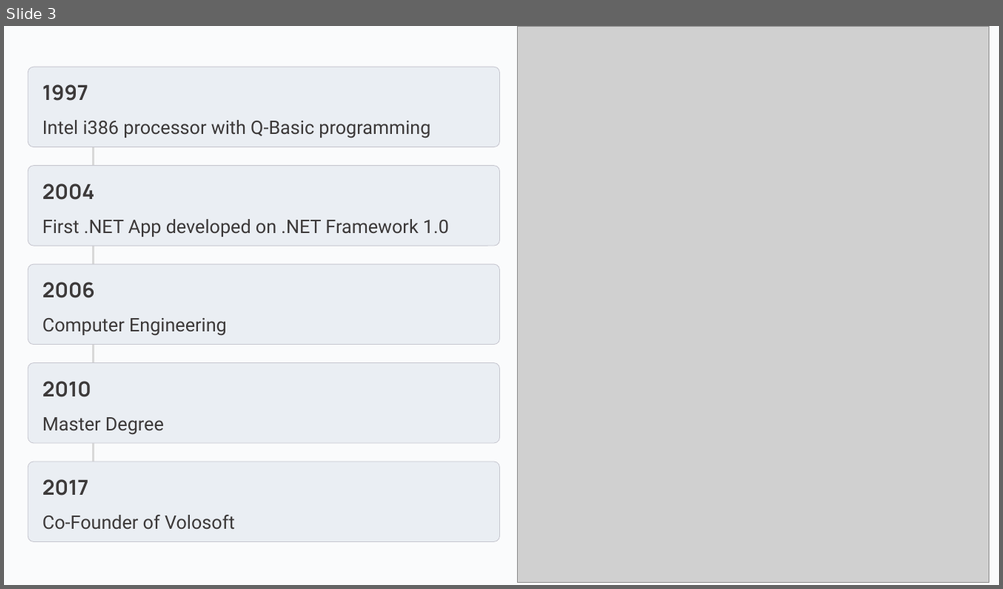
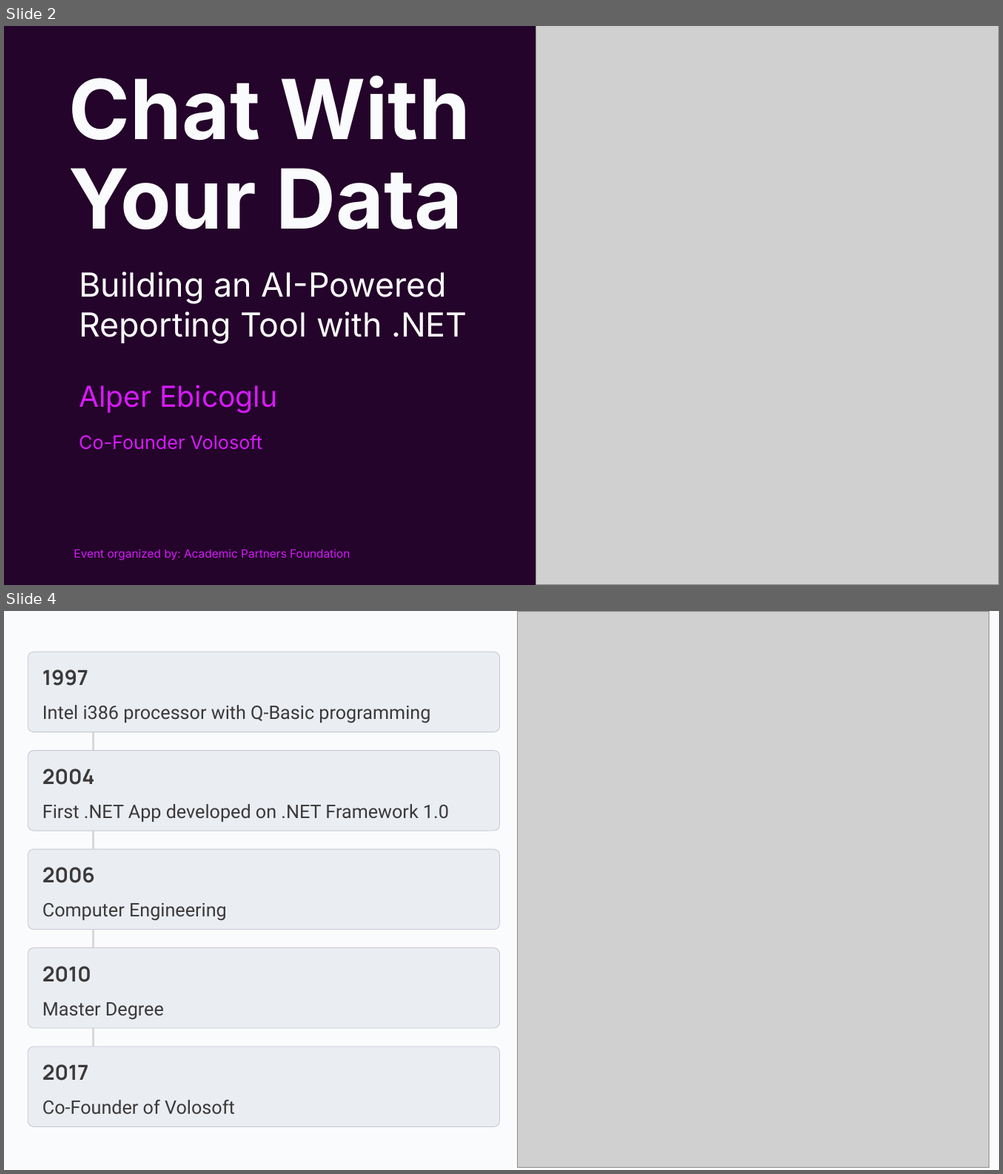
Before and after one commit to ebicoglu/chat-with-your-data-conference, a slide deck: Presentation.pptx. Shown one above the other, each under a label of ours: slide 3 before the commit, slides 2 and 4 after it; the slides between them are not shown. The pictures are 1003x589 and 1003x1174 pixels, drawn with LibreOffice and Linux fonts; fonts in the diff are those of the drawing; grey boxes stand for pictures; background and template pictures are left out. Boxes give left, top, right and bottom in pixels: in the first picture for what was removed or moved away, otherwise in the second. Text is boxed around its words. In the diff, an @@ line names an element or a change of style, - is before the commit and + after.

```diff
--- a/Presentation.pptx
+++ b/Presentation.pptx
@@ slide 2 added at (x1=4, y1=26, x2=999, y2=585), background #24042A @@
@@ picture added at (x1=536, y1=26, x2=999, y2=585) @@
@@ text added at (x1=69, y1=76, x2=469, y2=230), 80 pt, text #FAFBFC, bold @@
+Chat With
+Your Data
@@ text added at (x1=79, y1=272, x2=466, y2=344), 32 pt, text #FAFBFC @@
+Building an AI-Powered
+Reporting Tool with .NET
@@ text added at (x1=79, y1=385, x2=277, y2=414), 28 pt, text #D819FE @@
+Alper Ebicoglu
@@ text added at (x1=79, y1=435, x2=262, y2=450), 18 pt, text #D819FE @@
+Co-Founder Volosoft
@@ text added at (x1=74, y1=549, x2=350, y2=561), 11 pt, text #D819FE @@
+Event organized by: Academic Partners Foundation
@@ what was slide 3 is now slide 4 @@
```
Also in this commit, not shown: 1 slide changed, 1 other slide added, 1 slide removed.
